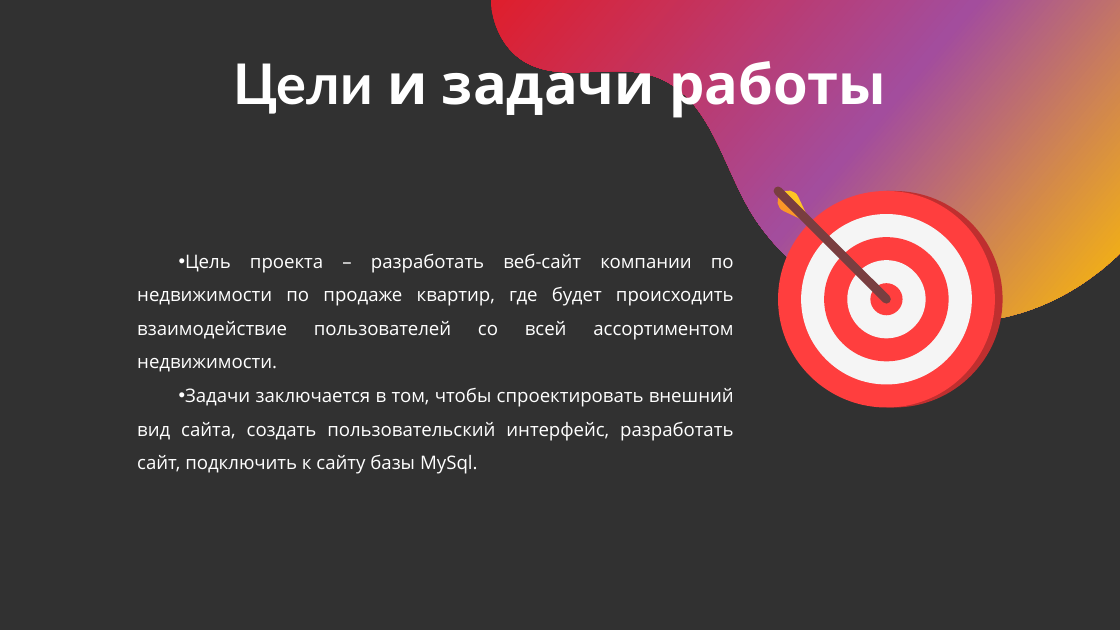
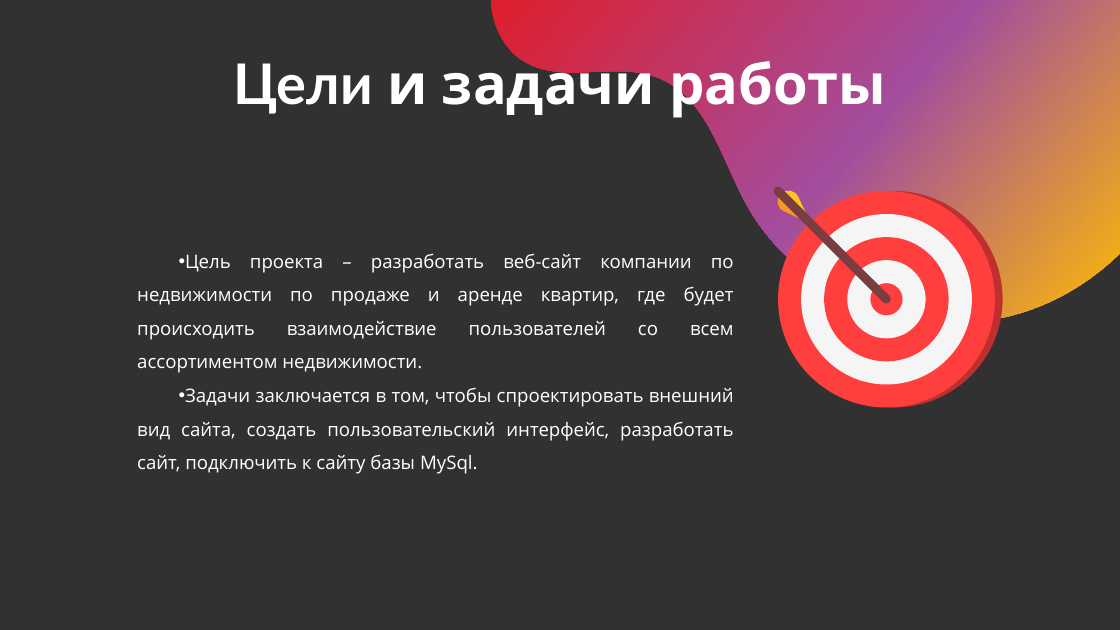
Before and after one commit to Alex424M/High-Tower, a slide deck: slide 3 of PZ/Morozov.pptx. Drawn at 1120x630 pixels with LibreOffice and Linux fonts; fonts in the diff are those of the drawing. Boxes give left, top, right and bottom in pixels: in the first picture for what was removed or moved away, otherwise in the second. Text is boxed around its words. In the diff, an @@ line names an element or a change of style, - is before the commit and + after.

```diff
--- a/PZ/Morozov.pptx
+++ b/PZ/Morozov.pptx
@@ text at box(137, 253, 734, 373): text changed @@
-• Цель проекта – разработать веб-сайт компании по недвижимости по продаже квартир, где будет происходить взаимодействие пользователей со всей ассортиментом недвижимости.
+• Цель проекта – разработать веб-сайт компании по недвижимости по продаже и аренде квартир, где будет происходить взаимодействие пользователей со всем ассортиментом недвижимости.
```
Also in this commit, not shown: 4 other slides changed, 1 other file.
